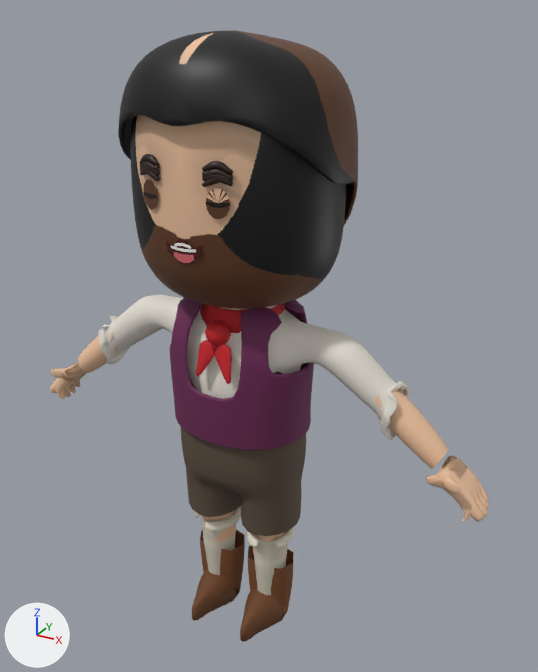
One commit to the glTF model entrega/personajes/protagonista/char_protagonista.glb: the scene before it, then after it.
Before and after are seen from a camera (50 mm lens) standing at (0.941, -1.557, 1.685) and looking at (0.054, 0.056, 0.879). Lighting does not change. The marker at lower left points along +X, +Y and +Z. The picture after the commit comes second. Vertices at exactly the same position are counted once.

The scene before the commit, as lines of its bpy script (objects in view):
```python
me_eyelid_closed = bpy.data.meshes.new('Eyelid_Closed')
me_eyelid_closed.from_pydata(...)  # 78 vertices, 72 faces; spans x -0.115..0.115, y -0.242..-0.226, z 1.271..1.339
# faces by material slot: [32, 40]
me_eyelid_closed.materials.append(mat_mat_protagonista_face)  # picture img_t_protagonista_face
me_eyelid_closed.materials.append(mat_mat_eyes)  # picture img_t_eyes
me_hair_001 = bpy.data.meshes.new('Hair.001')
me_hair_001.from_pydata(...)  # 1490 vertices, 2976 faces; spans x -0.292..0.292, y -0.261..0.266, z 1.065..1.641
me_hair_001.materials.append(mat_mat_protagonista_face)  # picture img_t_protagonista_face
me_hand_l_open = bpy.data.meshes.new('Hand_L_Open')
me_hand_l_open.from_pydata(...)  # 354 vertices, 704 faces; spans x 0.5538..0.691, y -0.0933..0.049, z 0.5585..0.6872
me_hand_l_open.materials.append(mat_mat_protagonista_body)  # picture img_t_protagonista_body
me_head_001 = bpy.data.meshes.new('Head.001')
me_head_001.from_pydata(...)  # 863 vertices, 1648 faces; spans x -0.265..0.265, y -0.243..0.209, z 1.006..1.487
me_head_001.materials.append(mat_mat_protagonista_face)  # picture img_t_protagonista_face
ob_eyelid_closed = bpy.data.objects.new('Eyelid_Closed', me_eyelid_closed)
ob_eyelid_closed.location = (0.0, 0.0, 0.0)
ob_hair = bpy.data.objects.new('Hair', me_hair_001)
ob_hair.location = (0.0, 0.0, 0.0)
ob_hand_l_open = bpy.data.objects.new('Hand_L_Open', me_hand_l_open)
ob_hand_l_open.location = (0.0, 0.0, 0.0)
ob_head = bpy.data.objects.new('Head', me_head_001)
ob_head.location = (0.0, 0.0, 0.0)
# also in view: 'Body' at (0.0, -0.005, 0.525); 'Acc_Scarf' at (0.0, -0.016, 0.921)
```
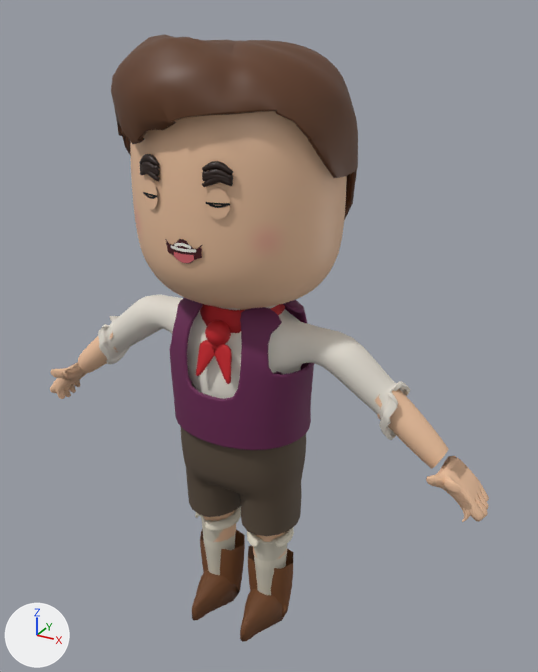
Changed parts and their boxes [x1, y1, x2, y2] in the pictures (538 x 672 px; the box of a moved part takes in the faces that stretch with it):
'Hair', reshaped: before [118, 30, 358, 225]; after [111, 34, 358, 220]
part 1 of me_eyelid_closed, surface changed: [144, 180, 230, 219] in both
part 2 of me_head_001, moved or reshaped: before [210, 121, 335, 206]; after [205, 111, 335, 206]
part 3 of me_head_001, moved or reshaped (mostly hidden afterwards): before [130, 115, 158, 154]; after [130, 143, 132, 153]
part 4 of me_head_001, surface changed (lighter): [130, 121, 346, 309] in both

Patch to the scene script:
```diff
--- a/entrega/personajes/protagonista/char_protagonista.glb.py
+++ b/entrega/personajes/protagonista/char_protagonista.glb.py
@@ me_eyelid_closed @@
 me_eyelid_closed.from_pydata(...)  # 78 vertices, 72 faces; spans x -0.115..0.115, y -0.242..-0.226, z 1.271..1.339
 # used by ob_eyelid_closed; location = (0.0, 0.0, 0.0)
+# me_eyelid_closed part 1: texture (UV) coordinates of 32 of 72 faces, centred in x -0.105..0.105, y -0.239..-0.229, z 1.283..1.327, changed; they spanned u 0.14..0.23, v 0.0..0.1 and now span u 0.0..0.34, v 0.0..0.05
 me_eyelid_closed.materials.append(mat_mat_protagonista_face)
@@ me_head_001 @@
 # used by ob_head; location = (0.0, 0.0, 0.0)
-me_head_001.from_pydata(...)  # 863 vertices, 1648 faces; spans x -0.265..0.265, y -0.243..0.209, z 1.006..1.487
+me_head_001.from_pydata(...)  # 915 vertices, 1744 faces; spans x -0.265..0.265, y -0.243..0.219, z 1.006..1.519
+# me_head_001 part 2: 11 vertices moved from x 0.064..0.263, y -0.209..-0.019, z 1.341..1.487 to x 0.063..0.263, y -0.209..-0.017, z 1.34..1.488; 11 vertices removed from x 0.086..0.258, y -0.202..-0.05, z 1.391..1.487; 29 vertices added at x 0.077..0.26, y -0.202..-0.04, z 1.385..1.519
+# me_head_001 part 3: 11 vertices moved from x -0.263..-0.064, y -0.209..-0.019, z 1.341..1.487 to x -0.263..-0.063, y -0.209..-0.017, z 1.34..1.488; 11 vertices removed from x -0.258..-0.086, y -0.202..-0.05, z 1.391..1.487; 29 vertices added at x -0.26..-0.077, y -0.202..-0.04, z 1.385..1.519
+# me_head_001 part 4: 1578 kept faces spanning x -0.265..0.265, y -0.243..0.209, z 1.006..1.488 get new texture (UV) coordinates
+# other edits to the shape of me_head_001 do not show in these pictures
 me_head_001.materials.append(mat_mat_protagonista_face)
@@ me_hair_001 @@
 # used by ob_hair; location = (0.0, 0.0, 0.0)
-me_hair_001.from_pydata(...)  # 1490 vertices, 2976 faces; spans x -0.292..0.292, y -0.261..0.266, z 1.065..1.641
+me_hair_001.from_pydata(...)  # 1400 vertices, 2796 faces; spans x -0.292..0.291, y -0.271..0.265, z 1.052..1.633
+# me_hair_001 part 5: 2 vertices moved within x -0.254..0.175, y 0.046..0.162, z 1.499..1.52; 1483 vertices removed from x -0.292..0.292, y -0.261..0.266, z 1.065..1.641; 1393 vertices added at x -0.292..0.291, y -0.271..0.265, z 1.052..1.633
 me_hair_001.materials.append(mat_mat_protagonista_face)
```
